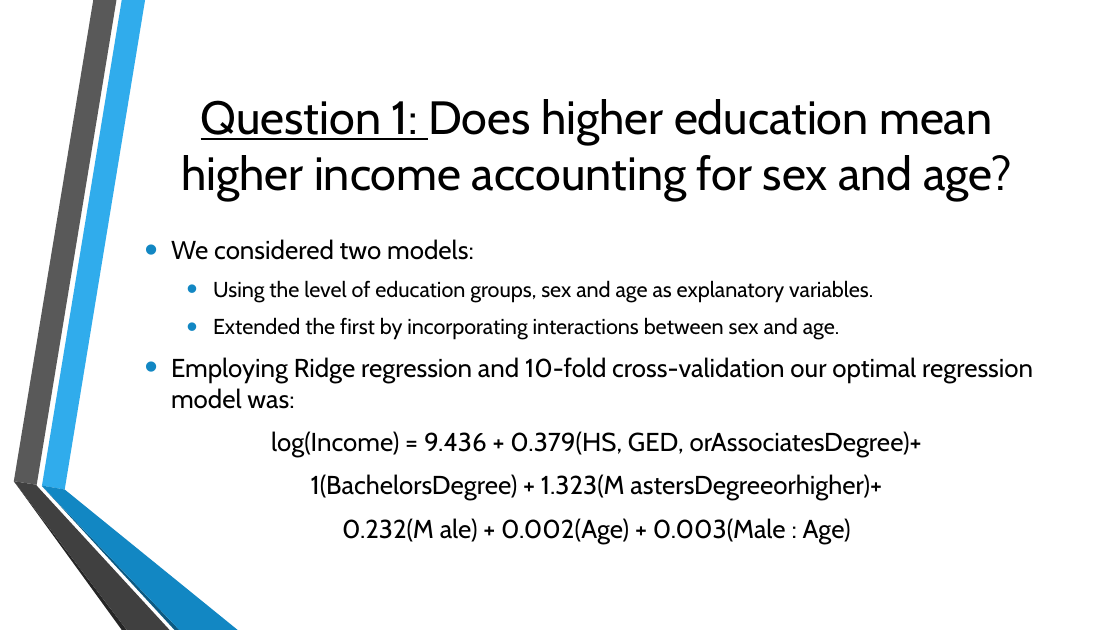
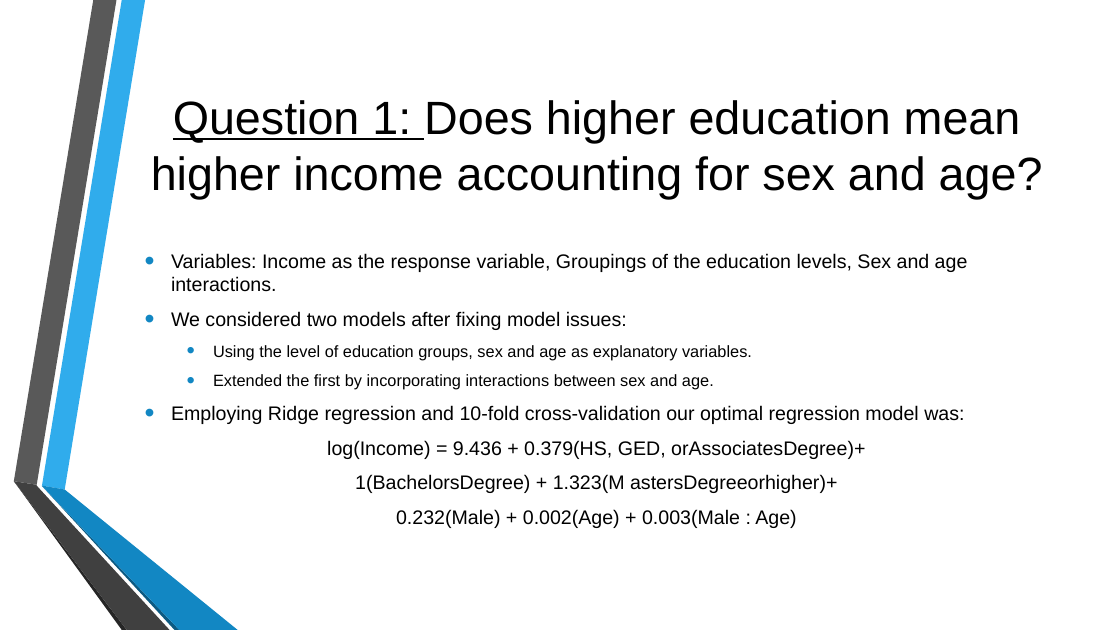
Before and after one commit to hutchiss911/group-4-ST-538-OSU-PROJ-1, a slide deck: slide 4 of Data Wizards Project #1.pptx. Drawn at 1120x630 pixels with LibreOffice and Linux fonts; fonts in the diff are those of the drawing; background and template pictures are left out. Boxes give left, top, right and bottom in pixels: in the first picture for what was removed or moved away, otherwise in the second. Text is boxed around its words. In the diff, an @@ line names an element or a change of style, - is before the commit and + after.

Commit message:
Font changes, variables listed in explanation.

```diff
--- a/Data Wizards Project #1.pptx
+++ b/Data Wizards Project #1.pptx
@@ title "Question 1: Does higher education ..." at box(151, 100, 1043, 199): font Cabin to Arial @@
@@ text at box(171, 253, 968, 330): text changed; size 22.2 to 16.8 pt; font Cabin to Arial @@
-• We considered two models:
+• Variables: Income as the response variable, Groupings of the education levels, Sex and age interactions.
+• We considered two models after fixing model issues:
@@ text at box(171, 345, 964, 493): size 18.5 to 14 pt in "Using the level of education groups, sex ...", "Extended the first by incorporating interactions between ..."; font Cabin to Arial in "Using the level of education groups, sex ...", "Extended the first by incorporating interactions between ...", "Employing Ridge regression and 10-fold cross-validation our ...", "log(Income) = 9.436 + 0.379(HS, GED, orAssociatesDegree)+" and 1 more places; size 22.2 to 16.8 pt in "Employing Ridge regression and 10-fold cross-validation our ...", "log(Income) = 9.436 + 0.379(HS, GED, orAssociatesDegree)+", "1(BachelorsDegree) + 1.323(M astersDegreeorhigher)+"; less space between paragraphs @@
@@ text at box(396, 509, 796, 528): text changed; size 22.2 to 16.8 pt; font Cabin to Arial @@
-0.232(M ale) + 0.002(Age) + 0.003(Male : Age)
+0.232(Male) + 0.002(Age) + 0.003(Male : Age)
```
Also in this commit, not shown: 11 other slides changed.
